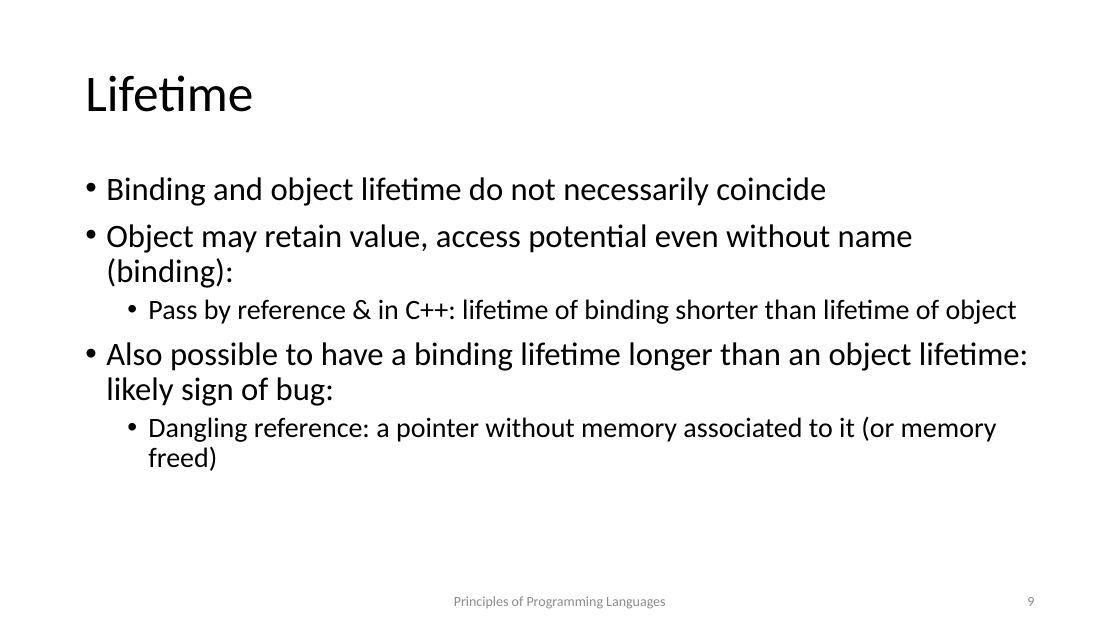
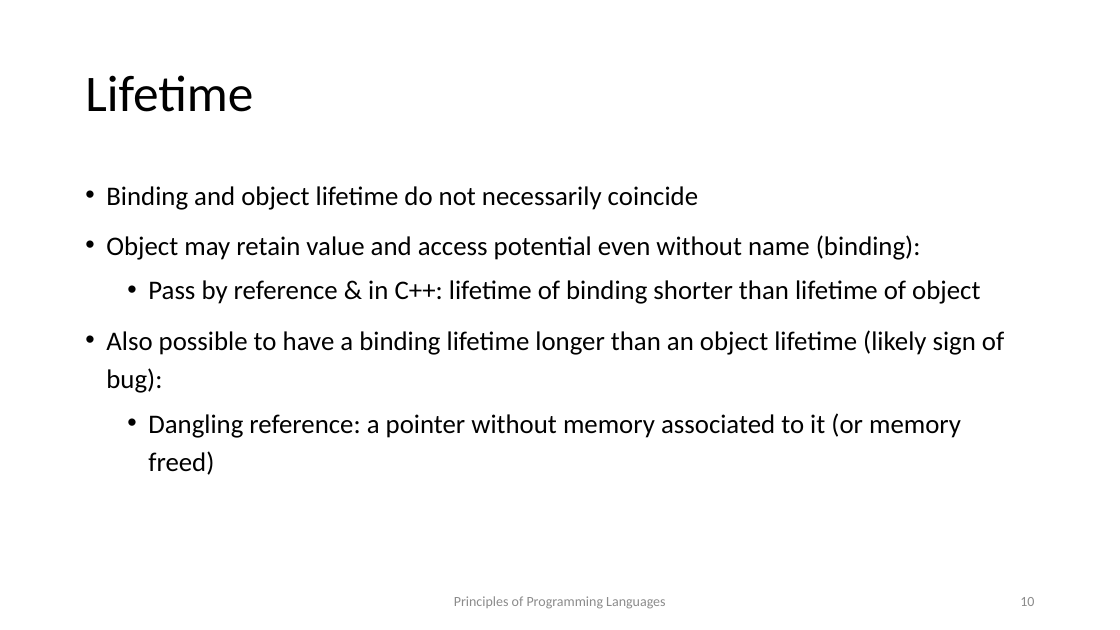
Before and after one commit to kongm/pl-design, a slide deck: slide 10 of environment.pptx (slide 9 before the commit). Drawn at 1120x630 pixels with LibreOffice and Linux fonts; fonts in the diff are those of the drawing. Boxes give left, top, right and bottom in pixels: in the first picture for what was removed or moved away, otherwise in the second. Text is boxed around its words. In the diff, an @@ line names an element or a change of style, - is before the commit and + after.

```diff
--- a/environment.pptx
+++ b/environment.pptx
@@ text at bbox=[106, 186, 980, 475]: size 28 to 23 pt in "Binding and object lifetime do not necessarily ..."; size 24 to 23 pt in "Pass by reference & in C++: lifetime ...", "Dangling reference: a pointer without memory associated ..."; line spacing 0.9 to 1.2 @@
@@ text at bbox=[106, 235, 921, 260]: text changed; size 28 to 23 pt @@
-• Object may retain value, access potential even without name (binding):
+• Object may retain value and access potential even without name (binding):
@@ text at bbox=[106, 330, 1004, 393]: text changed; size 28 to 23 pt @@
-• Also possible to have a binding lifetime longer than an object lifetime: likely sign of bug:
+• Also possible to have a binding lifetime longer than an object lifetime (likely sign of bug):
@@ page number at bbox=[1020, 597, 1034, 606]: text changed @@
-9
+10
```
Also in this commit, not shown: 10 other slides changed, 1 slide added, 1 other file.
